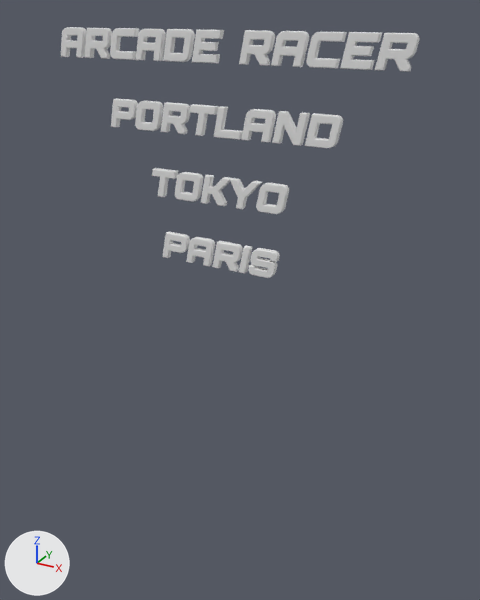
The glTF model games/arcaderacer/assets/title/title.glb, before and after one commit.
Before and after are seen from a 50 mm lens placed at (12.4, -20.9, 1.2), pointed at (0.4, 1.0, -9.7). Arrows for +X, +Y and +Z are at lower left; the lights stay in place. The older version comes first.

In view in the first picture: 'forest', 'name', 'paris', 'tokyo'.
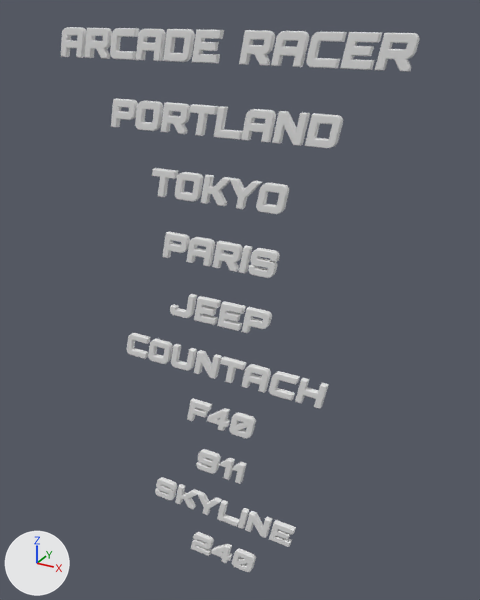
Changed parts and their boxes (x1, y1, x2, y2) in the pictures (480 x 600 px):
'countach', added
    after: (127, 333, 329, 409)
    faces in mat_face (white #e7e7e7): (127, 335, 326, 409)
    faces in mat_side (white #e7e7e7): (127, 333, 329, 408)
'skyline_gtr', added
    after: (155, 477, 296, 547)
    faces in mat_face (white #e7e7e7): (155, 480, 293, 547)
    faces in mat_side (white #e7e7e7): (156, 477, 296, 547)
'jeep_tj', added
    after: (170, 294, 272, 333)
    faces in mat_face (white #e7e7e7): (170, 296, 269, 333)
    faces in mat_side (white #e7e7e7): (170, 294, 272, 333)
'ferrari_f40', added
    after: (187, 398, 256, 439)
    faces in mat_face (white #e7e7e7): (187, 401, 253, 438)
    faces in mat_side (white #e7e7e7): (187, 398, 256, 439)
'volvo_240', added
    after: (191, 532, 256, 572)
    faces in mat_face (white #e7e7e7): (191, 535, 253, 572)
    faces in mat_side (white #e7e7e7): (191, 532, 256, 570)
'porsche_911', added
    after: (196, 449, 247, 484)
    faces in mat_face (white #e7e7e7): (196, 452, 244, 484)
    faces in mat_side (white #e7e7e7): (196, 449, 247, 484)

Patch to the scene script:
```diff
--- a/games/arcaderacer/assets/title/title.glb.py
+++ b/games/arcaderacer/assets/title/title.glb.py
@@ me_mesh_9 @@
+me_mesh_9.from_pydata(...)  # 2204 vertices, 4408 faces; spans x -1.75..1.75, y -0.12..0.12, z -0.53..0.53
+# faces by material slot: [988, 3420]
+me_mesh_9.materials.append(mat_face)  # white #e7e7e7
+me_mesh_9.materials.append(mat_side)  # white #e7e7e7
@@ me_mesh_8 @@
+me_mesh_8.from_pydata(...)  # 2160 vertices, 4292 faces; spans x -3.69..3.69, y -0.12..0.12, z -0.53..0.53
+# faces by material slot: [1004, 3288]
+me_mesh_8.materials.append(mat_face)  # white #e7e7e7
+me_mesh_8.materials.append(mat_side)  # white #e7e7e7
@@ me_mesh_7 @@
+me_mesh_7.from_pydata(...)  # 1390 vertices, 2772 faces; spans x -1.25..1.25, y -0.12..0.12, z -0.53..0.53
+# faces by material slot: [632, 2140]
+me_mesh_7.materials.append(mat_face)  # white #e7e7e7
+me_mesh_7.materials.append(mat_side)  # white #e7e7e7
@@ me_mesh_6 @@
+me_mesh_6.from_pydata(...)  # 1292 vertices, 2584 faces; spans x -1.67..1.67, y -0.12..0.12, z -0.53..0.53
+# faces by material slot: [584, 2000]
+me_mesh_6.materials.append(mat_face)  # white #e7e7e7
+me_mesh_6.materials.append(mat_side)  # white #e7e7e7
@@ me_mesh_5 @@
+me_mesh_5.from_pydata(...)  # 4076 vertices, 8128 faces; spans x -4.79..4.79, y -0.12..0.12, z -0.53..0.53
+# faces by material slot: [1894, 6234]
+me_mesh_5.materials.append(mat_face)  # white #e7e7e7
+me_mesh_5.materials.append(mat_side)  # white #e7e7e7
@@ me_mesh_4 @@
+me_mesh_4.from_pydata(...)  # 1378 vertices, 2744 faces; spans x -2.32..2.32, y -0.12..0.12, z -0.53..0.53
+# faces by material slot: [642, 2102]
+me_mesh_4.materials.append(mat_face)  # white #e7e7e7
+me_mesh_4.materials.append(mat_side)  # white #e7e7e7
@@ ob_volvo_240 @@
+ob_volvo_240 = bpy.data.objects.new('volvo_240', me_mesh_9)
+ob_volvo_240.location = (0.0, 0.0, -22.5)
@@ ob_skyline_gtr @@
+ob_skyline_gtr = bpy.data.objects.new('skyline_gtr', me_mesh_8)
+ob_skyline_gtr.location = (0.0, 0.0, -20.0)
@@ ob_porsche_911 @@
+ob_porsche_911 = bpy.data.objects.new('porsche_911', me_mesh_7)
+ob_porsche_911.location = (0.0, 0.0, -17.5)
@@ ob_ferrari_f40 @@
+ob_ferrari_f40 = bpy.data.objects.new('ferrari_f40', me_mesh_6)
+ob_ferrari_f40.location = (0.0, 0.0, -15.0)
@@ ob_countach @@
+ob_countach = bpy.data.objects.new('countach', me_mesh_5)
+ob_countach.location = (0.0, 0.0, -12.5)
@@ ob_jeep_tj @@
+ob_jeep_tj = bpy.data.objects.new('jeep_tj', me_mesh_4)
+ob_jeep_tj.location = (0.0, 0.0, -10.0)
```
